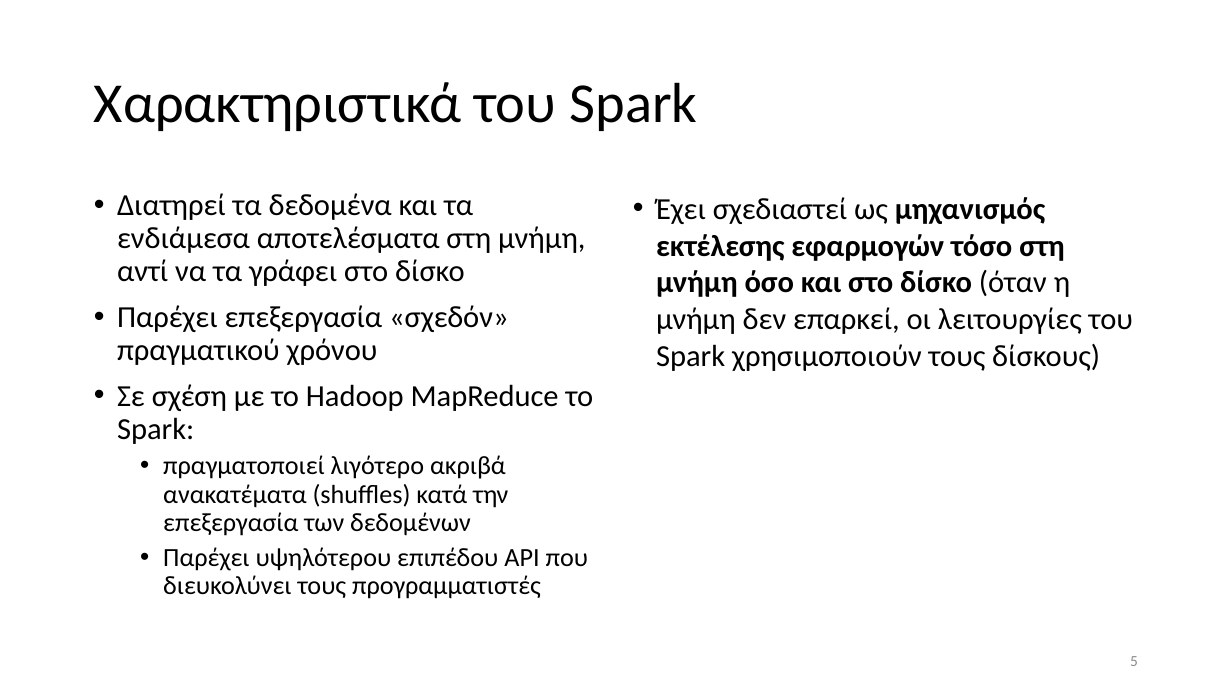
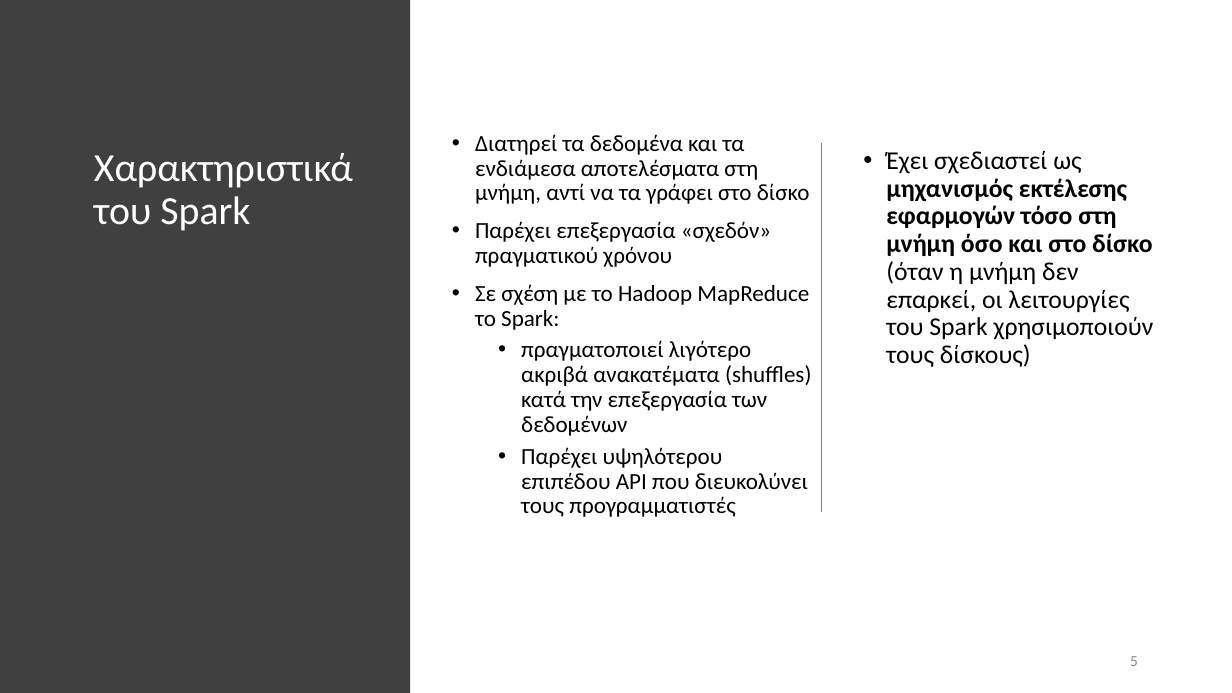
Before and after one commit to chgogos/big_data, a slide deck: slide 5 of 04. Apache Spark.pptx. Drawn at 1232x693 pixels with LibreOffice and Linux fonts; fonts in the diff are those of the drawing. Boxes give left, top, right and bottom in pixels: in the first picture for what was removed or moved away, otherwise in the second. Text is boxed around its words. In the diff, an @@ line names an element or a change of style, - is before the commit and + after.

```diff
--- a/04. Apache Spark.pptx
+++ b/04. Apache Spark.pptx
@@ rectangle added at (x1=0, y1=0, x2=410, y2=693), fill #404040 @@
@@ title "Χαρακτηριστικά του Spark" moved from (x1=94, y1=82, x2=698, y2=131) to (x1=94, y1=153, x2=353, y2=231) @@
@@ title "Χαρακτηριστικά του Spark" at (x1=94, y1=153, x2=353, y2=231): size 44 to 31 pt, text colour #000000 to #FFFFFF; vertical alignment middle to top @@
@@ text "Διατηρεί τα δεδομένα και τα ..." moved from (x1=117, y1=193, x2=594, y2=599) to (x1=475, y1=134, x2=812, y2=517) @@
@@ text "Διατηρεί τα δεδομένα και τα ..." at (x1=475, y1=134, x2=812, y2=517): size 23.8 to 18 pt in "Διατηρεί τα δεδομένα και τα ενδιάμεσα αποτελέσματα ...", "Παρέχει επεξεργασία «σχεδόν» πραγματικού χρόνου", "Σε σχέση με το Hadoop MapReduce το ..."; size 20.4 to 18 pt in "πραγματοποιεί λιγότερο ακριβά ανακατέματα (shuffles) κατά τη ...", "Παρέχει υψηλότερου επιπέδου API που διευκολύνει τους ..." @@
@@ line added from (822, 142) to (822, 512), #808080 1 pt @@
@@ text "Έχει σχεδιαστεί ως μηχανισμός εκτέλεσης ..." moved from (x1=656, y1=197, x2=1133, y2=371) to (x1=886, y1=151, x2=1154, y2=367) @@
@@ text "Έχει σχεδιαστεί ως μηχανισμός εκτέλεσης ..." at (x1=886, y1=151, x2=1154, y2=367): size 23.8 to 20 pt; line spacing 1 to 0.9 @@
```
Also in this commit, not shown: 12 other slides changed, 5 other files.
